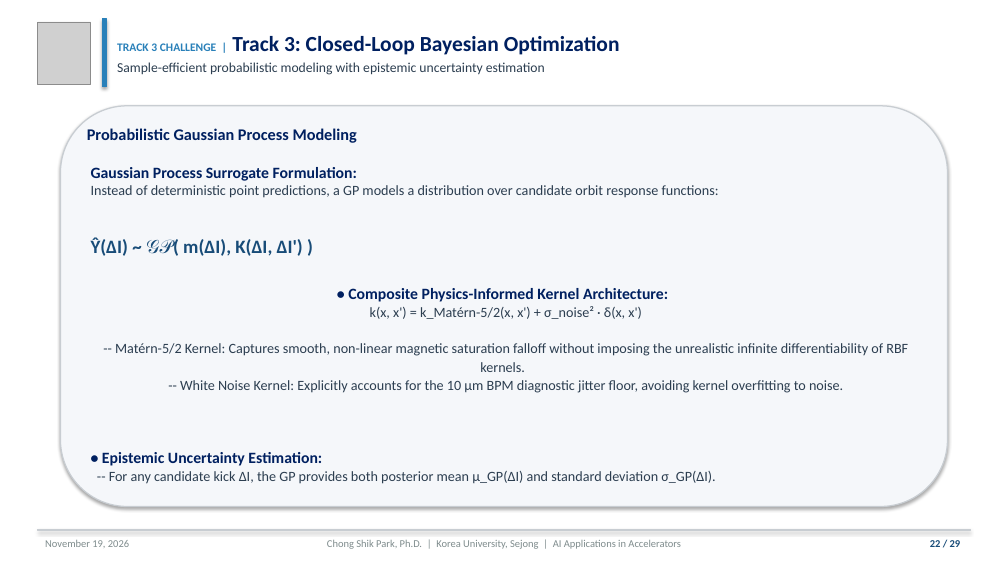
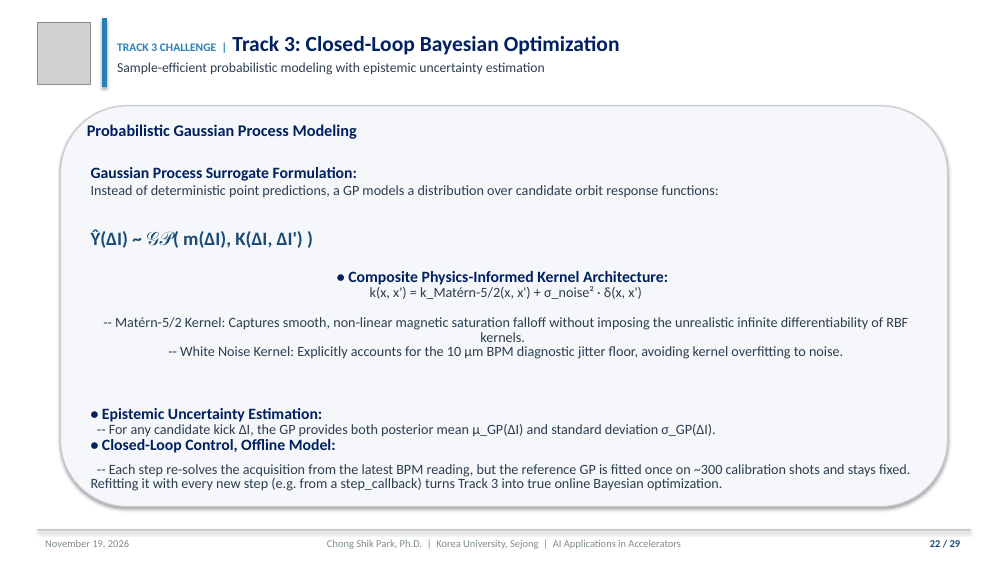
Before and after one commit to cspark7701/ai4acc-mini-hackathon, a slide deck: slide 22 of presentations/Lecture_1_AI_ML_Foundations_and_Control.pptx. Drawn at 1008x567 pixels with LibreOffice and Linux fonts; fonts in the diff are those of the drawing; grey boxes stand for pictures. Boxes give left, top, right and bottom in pixels: in the first picture for what was removed or moved away, otherwise in the second. Text is boxed around its words. In the diff, an @@ line names an element or a change of style, - is before the commit and + after.

```diff
--- a/presentations/Lecture_1_AI_ML_Foundations_and_Control.pptx
+++ b/presentations/Lecture_1_AI_ML_Foundations_and_Control.pptx
@@ text "Probabilistic Gaussian Process Modeling" at (87,124,357,139): line spacing 1.07 to 0.87 @@
@@ text at (91,167,908,437): line spacing 1.07 to 0.87 @@
@@ text at (91,439,910,491): paragraph added @@
+• Closed-Loop Control, Offline Model:
+-- Each step re-solves the acquisition from the latest BPM reading, but the reference GP is fitted once on ~300 calibration shots and stays fixed. Refitting it with every new step (e.g. from a step_callback) turns Track 3 into true online Bayesian optimization.
```
Also in this commit, not shown: 2 other slides changed, 13 other files.
